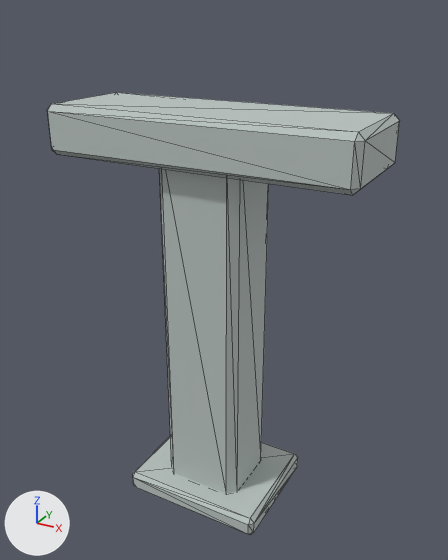
Renders of the glTF model assets/models/bridge_pier.glb from each side of a commit.
Before and after are seen from a camera (50 mm lens) standing at (3.87, -6.79, 6.86) and looking at (0.08, 0.09, 3.41). The lights are fixed; the arrows at lower left show +X, +Y and +Z. The first picture is the older version. Mesh edges are drawn as thin lines. Where no turn or scale is listed for an object, it has been applied to the vertices. Vertices at exactly the same position are counted once.

Objects in the first picture: 'bridge_pier.Root_Concrete'.
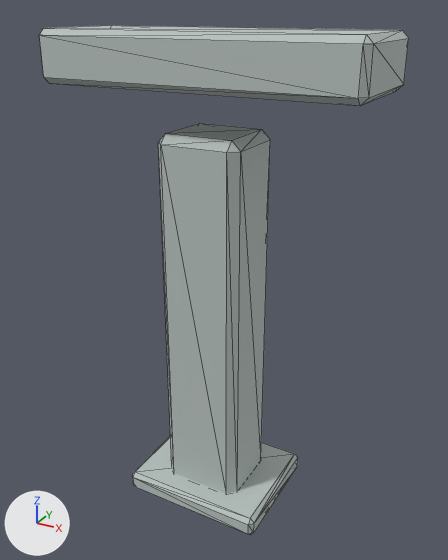
Where the change shows, as pixel boxes [x1, y1, x2, y2] in the pictures (448 x 560 px; the box of a moved part takes in the faces that stretch with it):
'bridge_pier.Root_Concrete', reshaped (15% taller)
    before: [48, 92, 400, 534]
    after: [39, 25, 409, 534]
part 1 of me_cube_064, moved or reshaped
    before: [48, 92, 400, 195]
    after: [39, 25, 409, 106]

What changed in the scene script:
```text
Change me_cube_064:
    used by ob_bridge_pier_root_concrete; location = (0.0, 0.0, 0.15)
    remove me_cube_064.from_pydata(...)  # 72 vertices, 132 faces; spans x -2.1..2.1, y -0.85..0.85, z -0.15..5.57
    add me_cube_064.from_pydata(...)  # 72 vertices, 132 faces; spans x -2.1..2.1, y -0.85..0.85, z -0.15..6.47
    me_cube_064 part 1: the loose piece of 24 vertices spanning x -2.1..2.1, y -0.75..0.75, z 4.93..5.57 is moved by (0.0, 0.0, 0.9)
```
